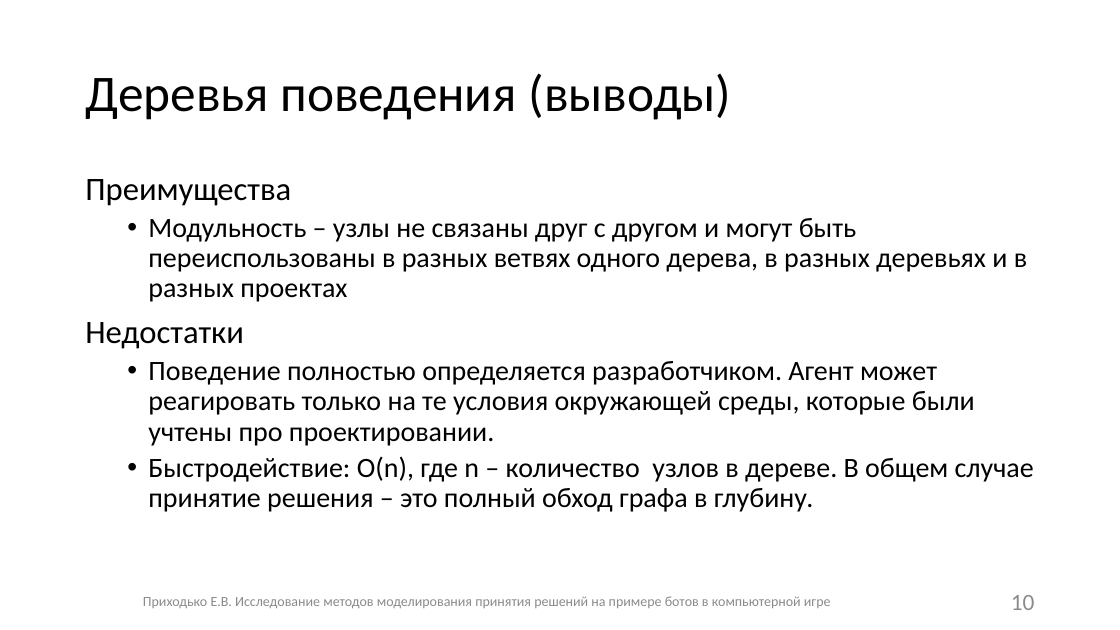
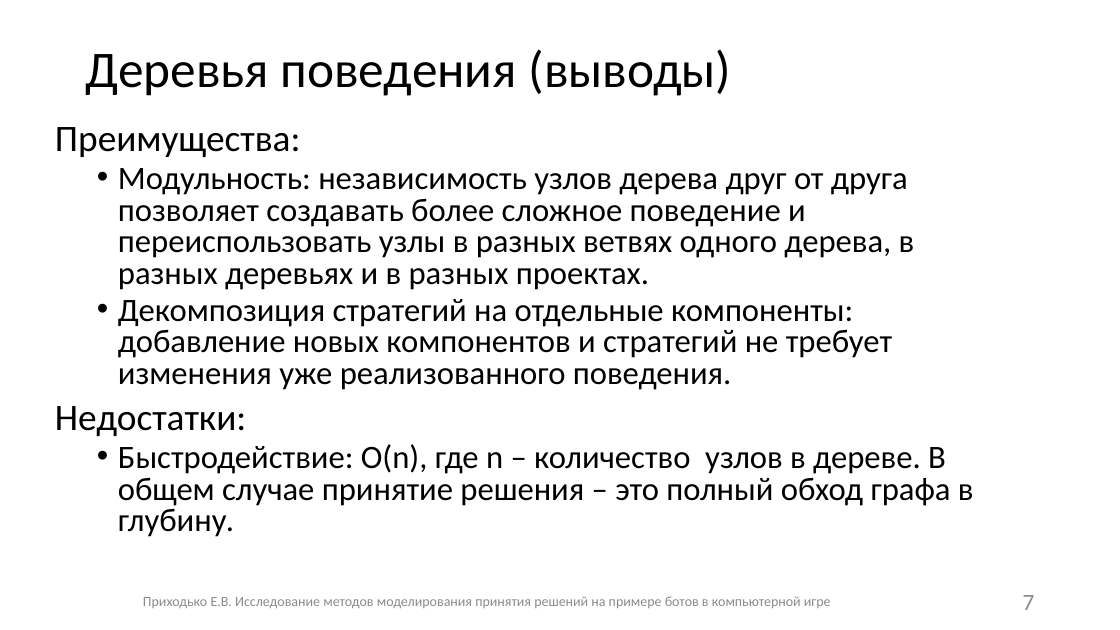
Before and after one commit to Fck-r-sns/Game_AI_thesis, a slide deck: slide 7 of Презентация.pptx (slide 10 before the commit). Drawn at 1120x630 pixels with LibreOffice and Linux fonts; fonts in the diff are those of the drawing. Boxes give left, top, right and bottom in pixels: in the first picture for what was removed or moved away, otherwise in the second. Text is boxed around its words. In the diff, an @@ line names an element or a change of style, - is before the commit and + after.

```diff
--- a/Презентация.pptx
+++ b/Презентация.pptx
@@ title "Деревья поведения (выводы)": place and size @@
-title "Деревья поведения (выводы)" at [85, 73, 732, 120]
+title "Деревья поведения (выводы)" at [85, 49, 732, 96]
@@ text "Преимущества:": place and size @@
-text "Преимущества:" at [85, 179, 1034, 512]
+text "Преимущества:" at [55, 127, 974, 537]
@@ text at [55, 127, 915, 436]: text changed; size 24 to 28 pt @@
-Преимущества
-  • Модульность – узлы не связаны друг с другом и могут быть переиспользованы в разных ветвях одного дерева, в разных деревьях и в разных проектах
-Недостатки
-  • Поведение полностью определяется разработчиком. Агент может реагировать только на те условия окружающей среды, которые были учтены про проектировании.
+Преимущества:
+  • Модульность: независимость узлов дерева друг от друга позволяет создавать более сложное поведение и переиспользовать узлы в разных ветвях одного дерева, в разных деревьях и в разных проектах.
+  • Декомпозиция стратегий на отдельные компоненты: добавление новых компонентов и стратегий не требует изменения уже реализованного поведения.
+Недостатки:
@@ text at [118, 444, 974, 537]: size 24 to 28 pt in "Быстродействие: O(n), где n – количество узлов ..."; line spacing 0.9 to 0.8 @@
@@ page number at [1023, 595, 1035, 610]: text changed @@
-10
+7
```
Also in this commit, not shown: 15 other slides changed, 1 slide added, 1 slide removed, 2 other files.
